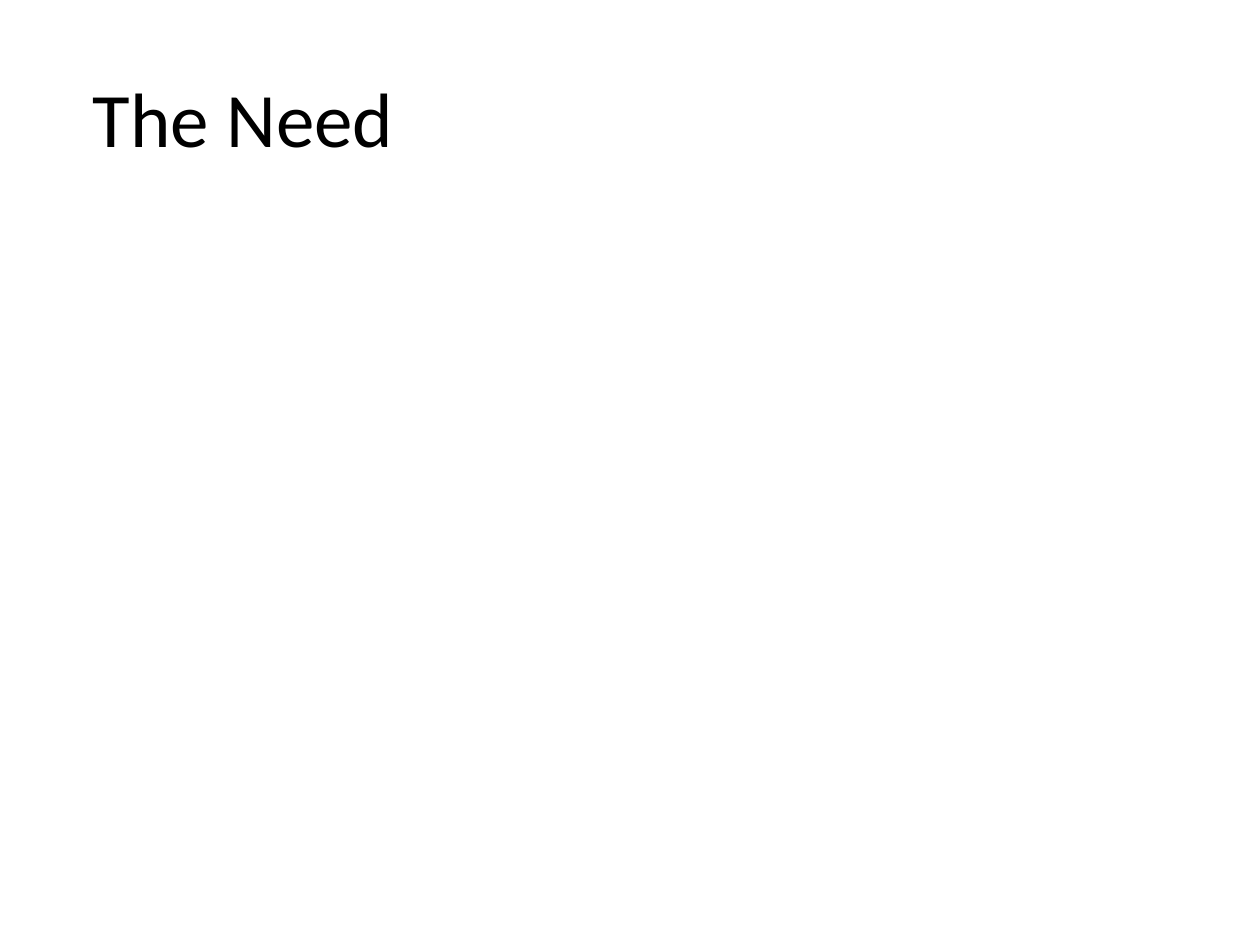
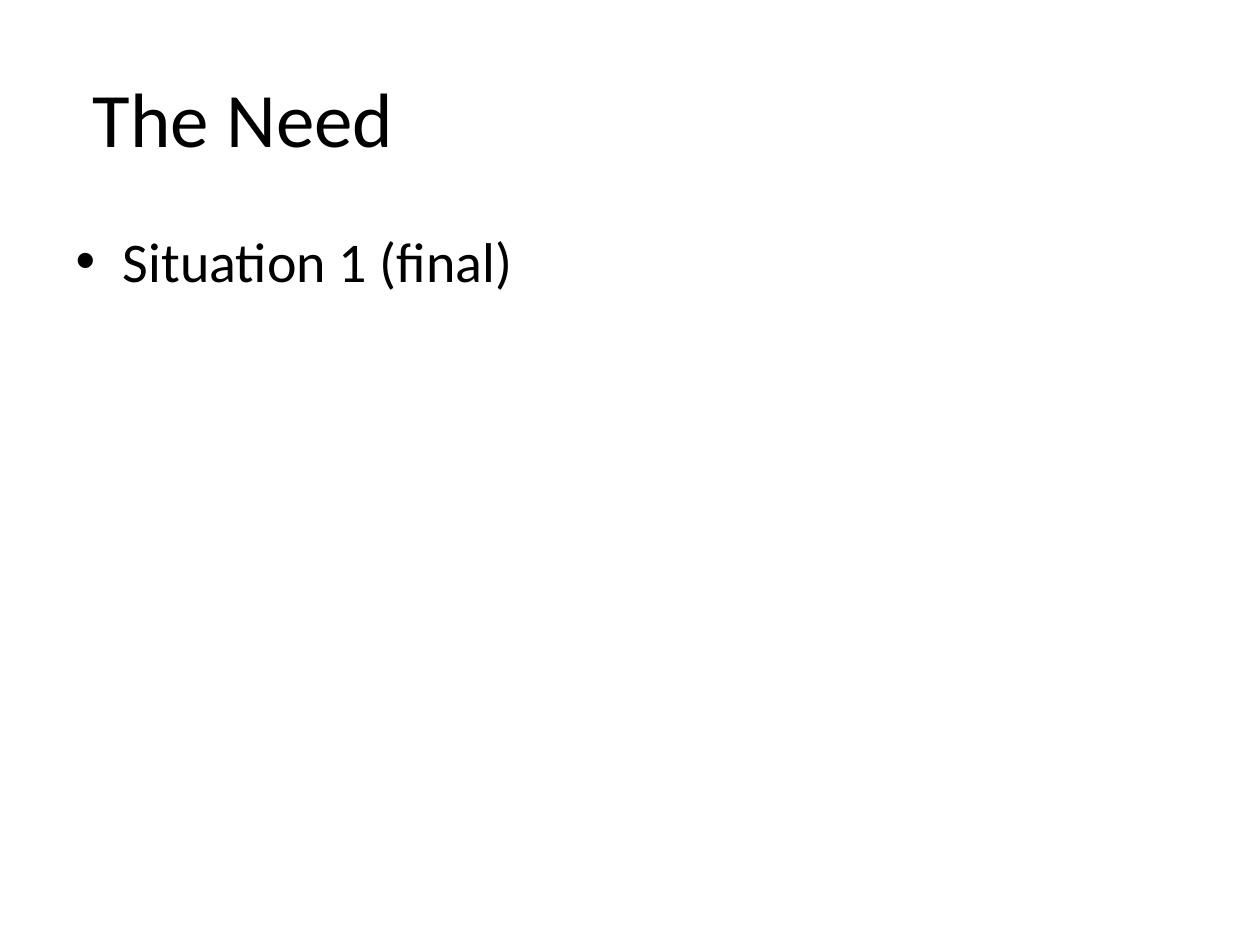
Before and after one commit to ICBM/TARS, a slide deck: slide 5 of doc/final_presentation.pptx. Drawn at 1260x945 pixels with LibreOffice and Linux fonts; fonts in the diff are those of the drawing; background and template pictures are left out. Boxes give left, top, right and bottom in pixels: in the first picture for what was removed or moved away, otherwise in the second. Text is boxed around its words. In the diff, an @@ line names an element or a change of style, - is before the commit and + after.

```diff
--- a/doc/final_presentation.pptx
+++ b/doc/final_presentation.pptx
@@ text added at (123, 241, 513, 290), 32 pt, text #000000 @@
+• Situation 1 (final)
```
Also in this commit, not shown: 2 other slides changed.
